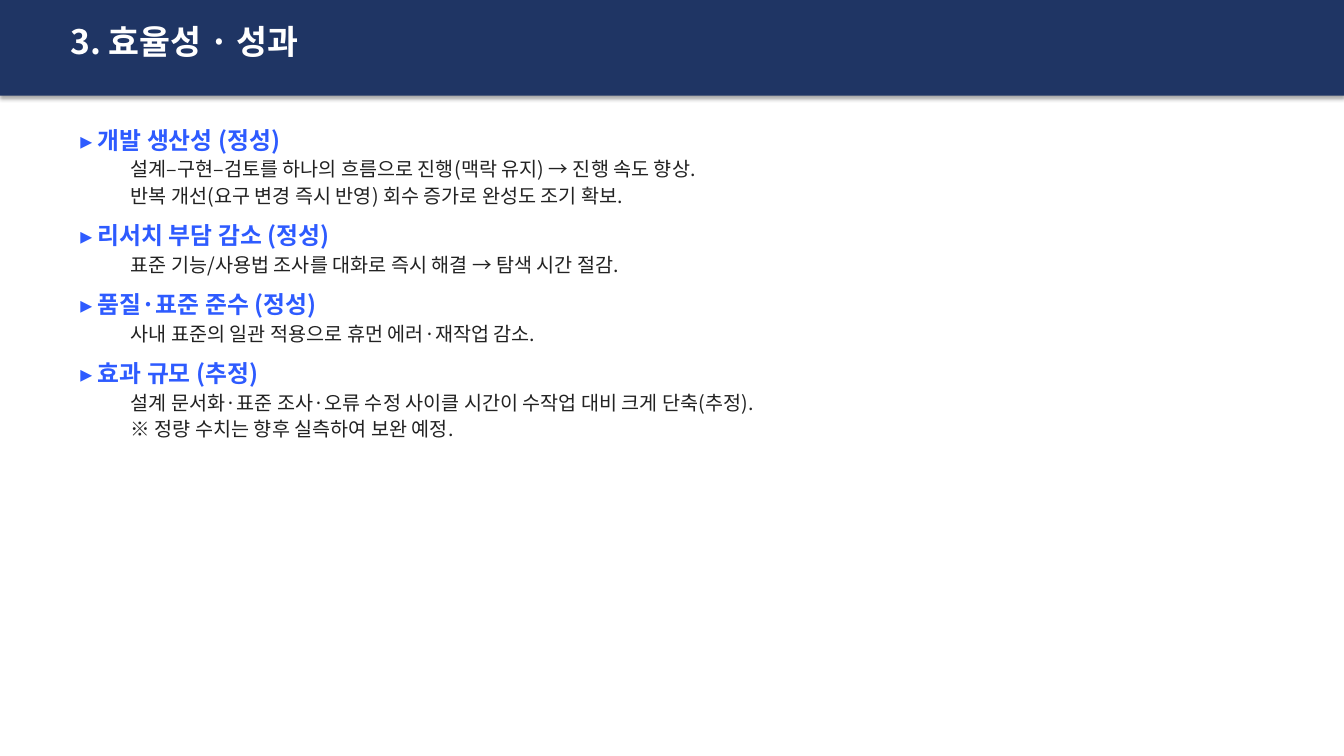
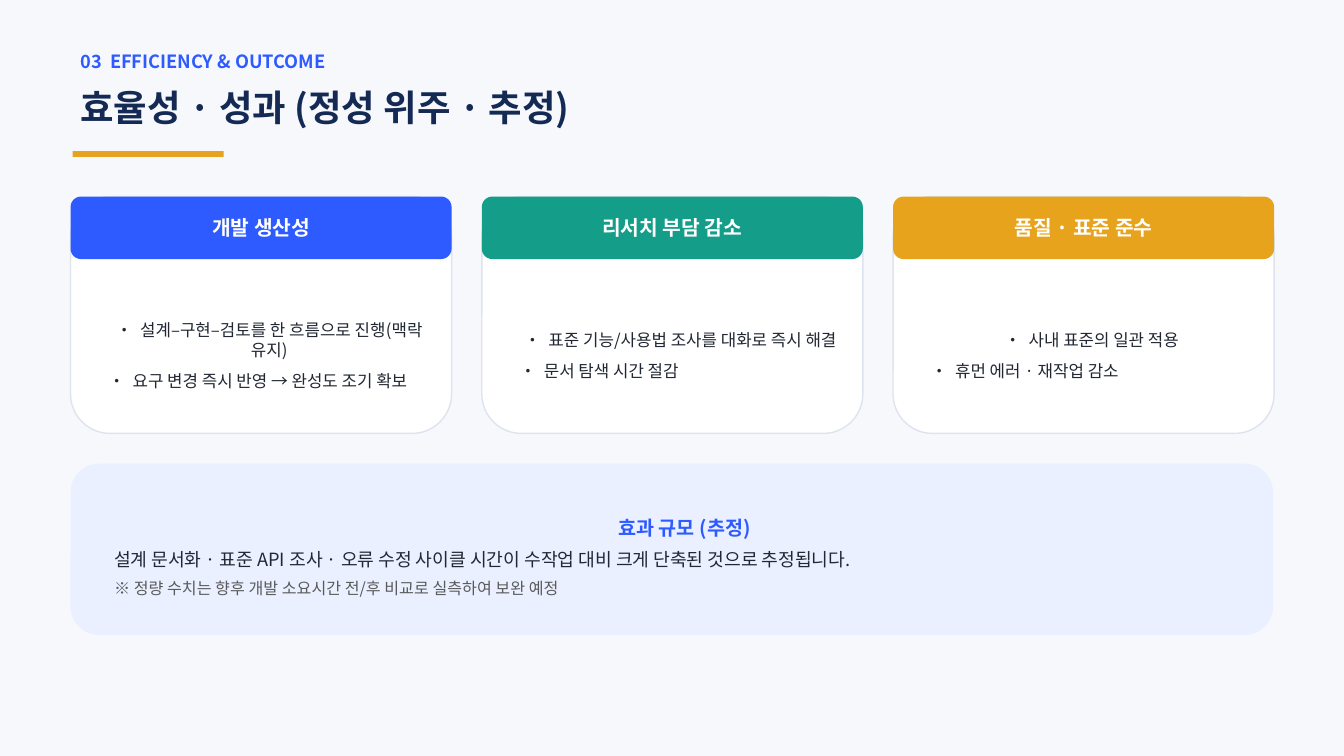
Before and after one commit to hyosungitx00/AI, a slide deck: slide 4 of docs/report/Y_OPS_MONITOR_V2_발표자료.pptx. Drawn at 1344x756 pixels with LibreOffice and Linux fonts; fonts in the diff are those of the drawing. Boxes give left, top, right and bottom in pixels: in the first picture for what was removed or moved away, otherwise in the second. Text is boxed around its words. In the diff, an @@ line names an element or a change of style, - is before the commit and + after.

```diff
--- a/docs/report/Y_OPS_MONITOR_V2_발표자료.pptx
+++ b/docs/report/Y_OPS_MONITOR_V2_발표자료.pptx
@@ rectangle: place and size @@
-rectangle at box(0, 0, 1344, 96)
+rectangle at box(0, 0, 1344, 756)
@@ rectangle at box(0, 0, 1344, 756): fill #1F3564 to #F6F8FC; shadow off @@
@@ text at box(80, 54, 325, 69): text changed; size 24 to 13 pt; text colour #FFFFFF to #2E5BFF @@
-3. 효율성 · 성과
+03 EFFICIENCY & OUTCOME
@@ text added at box(80, 90, 570, 128), 26 pt, text #142A54, bold @@
+효율성 · 성과 (정성 위주 · 추정)
@@ text removed at box(98, 129, 753, 438) @@
-▸ 개발 생산성 (정성)
-  설계–구현–검토를 하나의 흐름으로 진행(맥락 유지) → 진행 속도 향상.
-  반복 개선(요구 변경 즉시 반영) 회수 증가로 완성도 조기 확보.
-▸ 리서치 부담 감소 (정성)
-  표준 기능/사용법 조사를 대화로 즉시 해결 → 탐색 시간 절감.
-▸ 품질·표준 준수 (정성)
-  사내 표준의 일관 적용으로 휴먼 에러·재작업 감소.
-▸ 효과 규모 (추정)
-  설계 문서화·표준 조사·오류 수정 사이클 시간이 수작업 대비 크게 단축(추정).
-  ※ 정량 수치는 향후 실측하여 보완 예정.
@@ rectangle added at box(73, 151, 224, 157), fill #E8A31C @@
@@ rounded rectangle added at box(71, 197, 452, 434), fill #FFFFFF, outline #DDE3EF 1 pt, 12 pt, text #222833 @@
+• 설계–구현–검토를 한 흐름으로 진행(맥락 유지)
+• 요구 변경 즉시 반영 → 완성도 조기 확보
@@ rounded rectangle added at box(71, 197, 452, 259), fill #2E5BFF @@
@@ rounded rectangle added at box(482, 197, 863, 434), fill #FFFFFF, outline #DDE3EF 1 pt, 12 pt, text #222833 @@
+• 표준 기능/사용법 조사를 대화로 즉시 해결
+• 문서 탐색 시간 절감
@@ rounded rectangle added at box(482, 197, 863, 259), fill #149E8A @@
@@ rounded rectangle added at box(893, 197, 1274, 434), fill #FFFFFF, outline #DDE3EF 1 pt, 12 pt, text #222833 @@
+• 사내 표준의 일관 적용
+• 휴먼 에러 · 재작업 감소
@@ rounded rectangle added at box(893, 197, 1274, 259), fill #E8A31C @@
@@ text added at box(212, 218, 310, 237), 14.5 pt, text #FFFFFF, bold @@
+개발 생산성
@@ text added at box(602, 218, 742, 237), 14.5 pt, text #FFFFFF, bold @@
+리서치 부담 감소
@@ text added at box(1015, 218, 1152, 237), 14.5 pt, text #FFFFFF, bold @@
+품질 · 표준 준수
@@ rounded rectangle added at box(71, 464, 1273, 635), fill #EAF0FF, 13 pt, text #222833 @@
+효과 규모 (추정)
+설계 문서화 · 표준 API 조사 · 오류 수정 사이클 시간이 수작업 대비 크게 단축된 것으로 추정됩니다.
+※ 정량 수치는 향후 개발 소요시간 전/후 비교로 실측하여 보완 예정
```
Also in this commit, not shown: 4 other slides changed, 1 other file.
